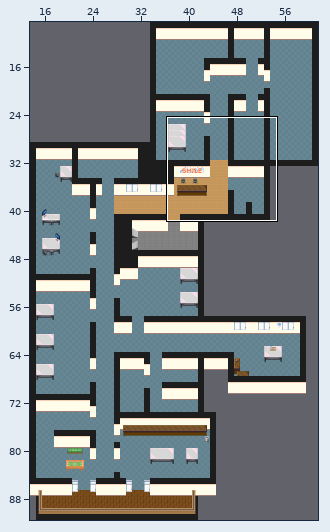
Tiled map (JSON): maps/main.json. Above: a wide view before the commit, with the close-up outlined.
Close-up. The starting point:
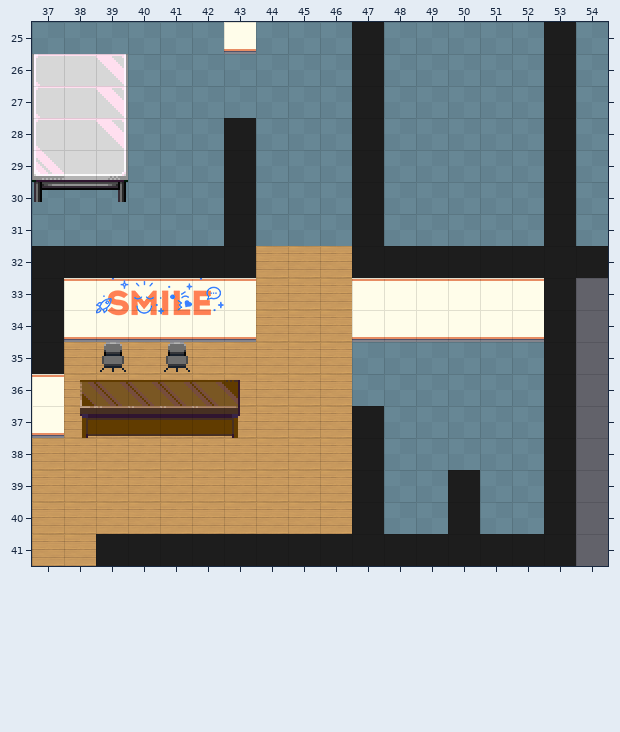
Cells are 32x32 px. Shown: x 37..54, y 25..41. The commit also changed other parts of the map, which this record leaves out.
The result:
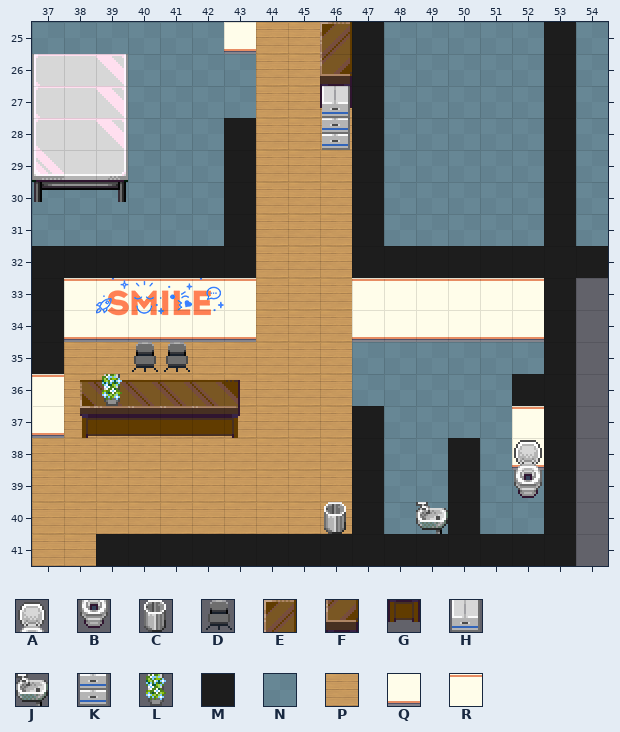
Key: from "office_1": A 62, B 78, C 96, D 112, E 128, F 144, G 160, H 212, J 216, K 228, L 230; from "office_2": M 0, N 1, P 4, Q 10, R 11.
_ is an empty cell, # one hidden under a higher layer, . an unchanged one.
Change:
--- layer "ground"
@@ x 44..46 @@
-25 NNN
-26 NNN
-27 NNN
-28 NNN
-29 NNN
-30 NNN
-31 NNN
+25 PP#
+26 PP#
+27 PPP
+28 PPP
+29 PPP
+30 PPP
+31 PPP
@@ x 50..52 @@
-36 ..N
-37 ..N
-38 N.N
+36 ..M
+37 ..R
+38 M.Q
--- layer "layer 1"
@@ x 46..46 @@
-25 _
-26 _
-27 _
+25 E
+26 F
+27 G
@@ x 39..40 @@
-35 D_
+35 _D
@@ x 46..52 @@
-38 ......_
-39 ......_
-40 _......
+38 ......A
+39 ......B
+40 C......
--- layer "layer 2"
@@ x 46..46 @@
-27 _
-28 _
+27 H
+28 K
--- layer "abovePlayer 1"
@@ x 39..39 @@
-36 _
+36 L
@@ x 49..49 @@
-40 _
+40 J
Pixel boxes of the changes (left, top, right, bottom) in both close-ups:
changed: (256, 22, 352, 246)
changed: (100, 342, 158, 406)
changed: (512, 374, 544, 498)
changed: (448, 438, 480, 470)
added: (324, 502, 346, 534)
added: (416, 502, 448, 534)
